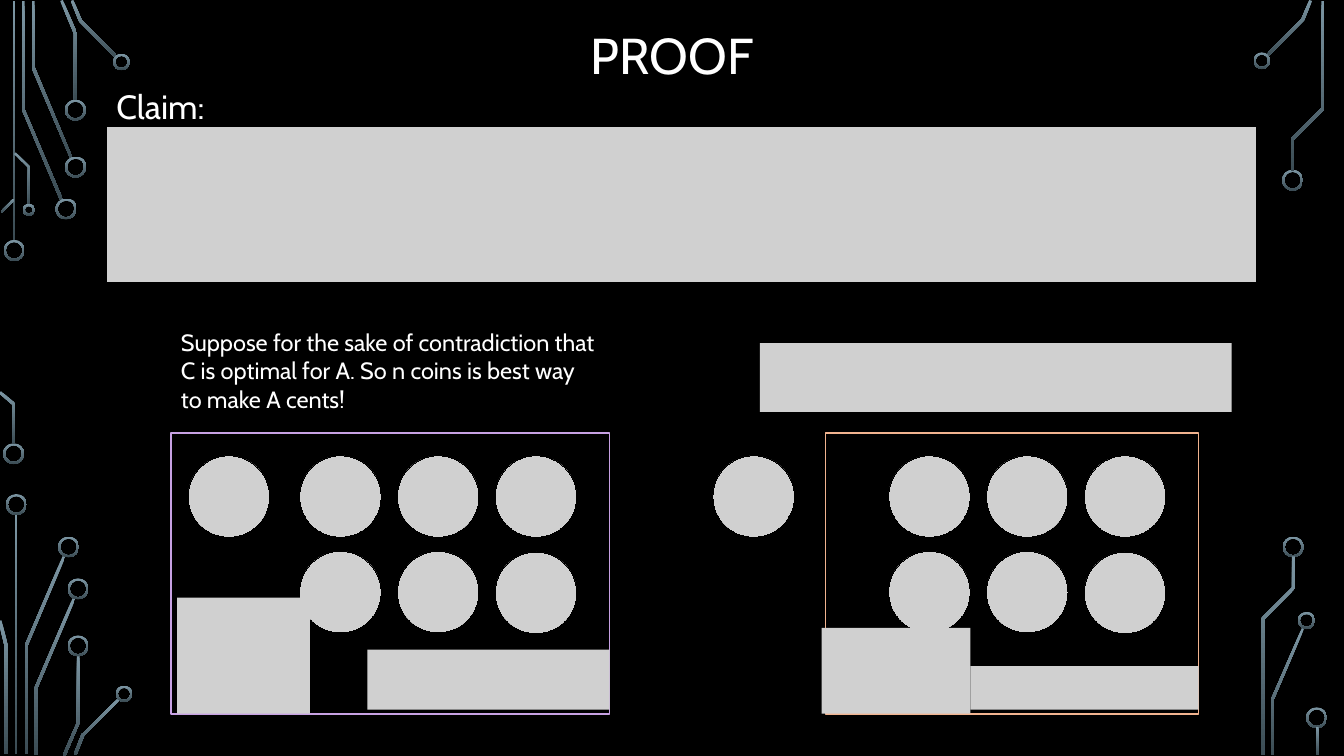
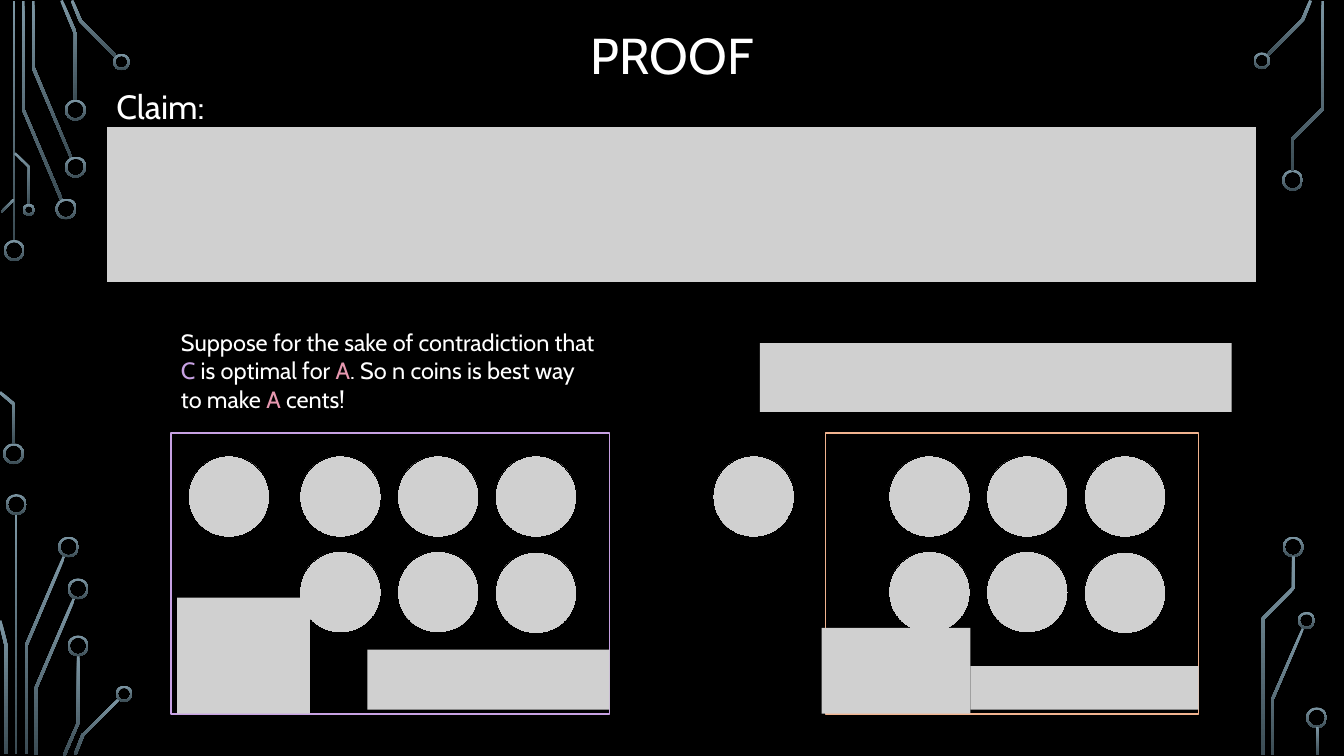
Before and after one commit to markfloryan/dsa2, a slide deck: slide 18 of slides/03-1-GreedyIntroChange.pptx. Drawn at 1344x756 pixels with LibreOffice and Linux fonts; fonts in the diff are those of the drawing; grey boxes stand for pictures; background and template pictures are left out. Boxes give left, top, right and bottom in pixels: in the first picture for what was removed or moved away, otherwise in the second. Text is boxed around its words. In the diff, an @@ line names an element or a change of style, - is before the commit and + after.

```diff
--- a/slides/03-1-GreedyIntroChange.pptx
+++ b/slides/03-1-GreedyIntroChange.pptx
@@ text "Suppose for the sake of ..." at (181, 333, 595, 409): text colour #FFFFFF to #C7A1E3 in "C"; text colour #FFFFFF to #E798B0 in "A. A" @@
```
Also in this commit, not shown: 2 other slides changed, 5 other files.
